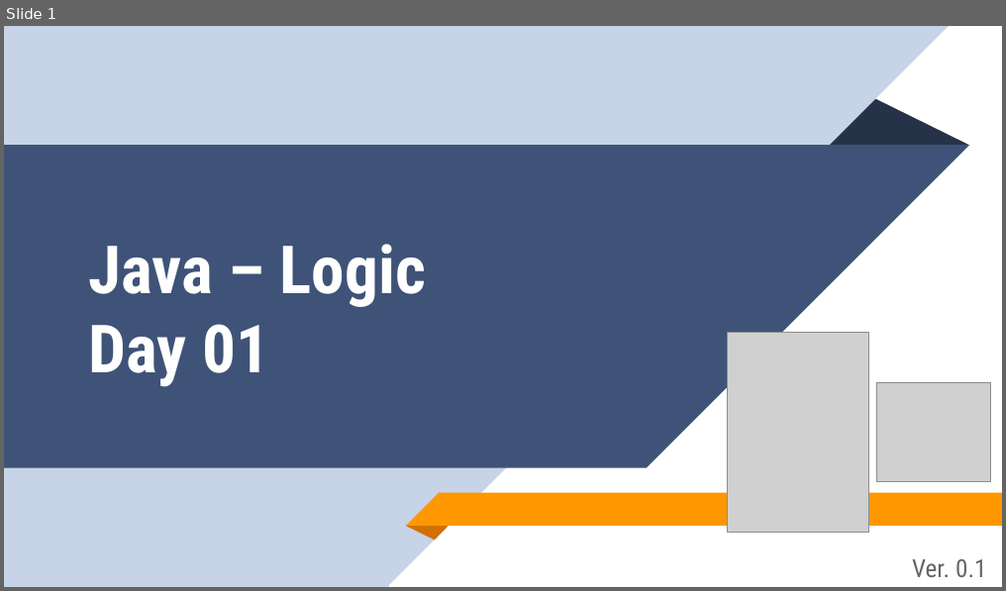
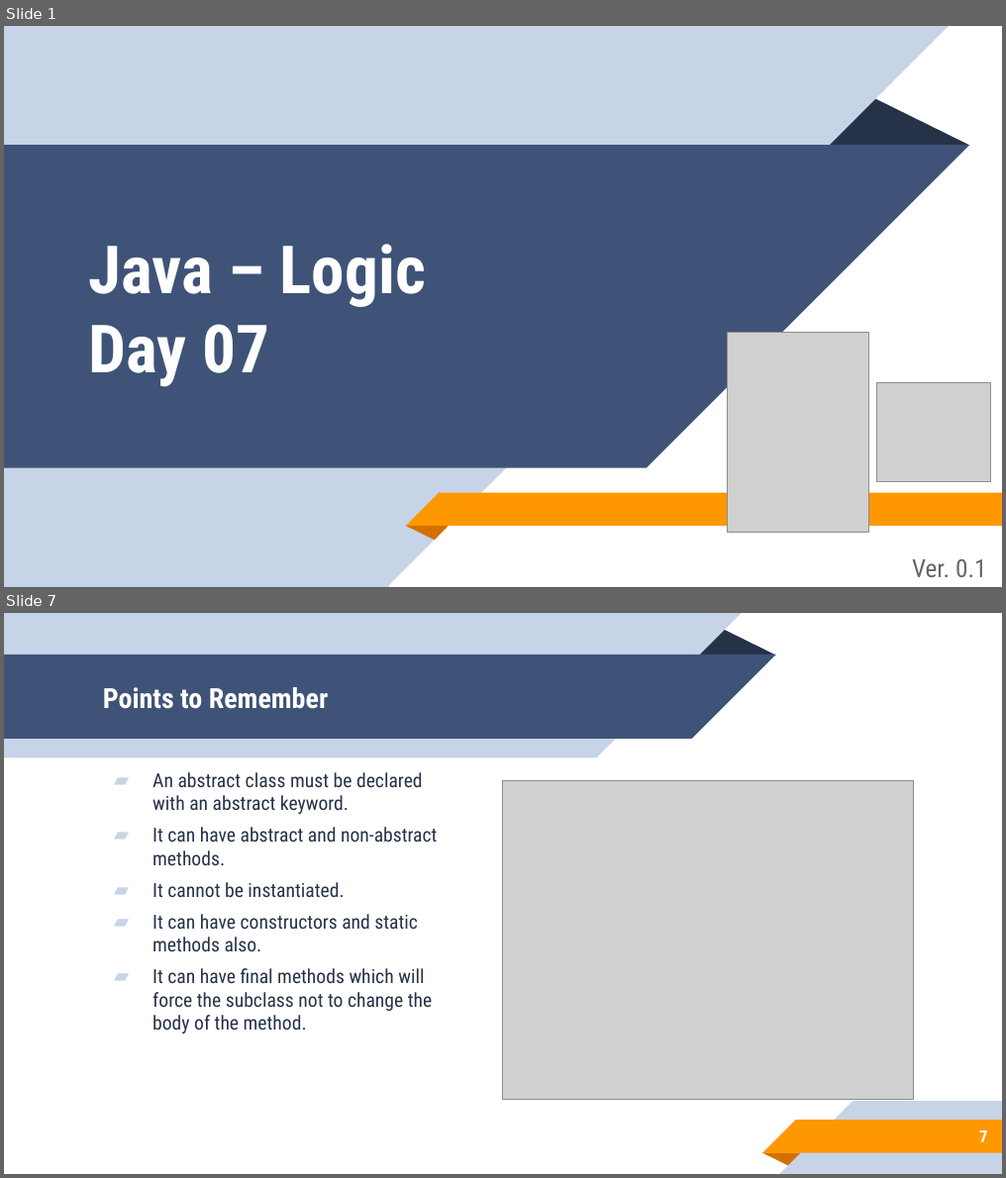
Before and after one commit to aronipurwanto/materi-xa, a slide deck: java/java-logic/Slide-Java-Logic-07.pptx. Shown one above the other, each under a label of ours: slide 1 before the commit, slides 1 and 7 after it; the slides between them are not shown. The pictures are 1006x591 and 1006x1178 pixels, drawn with LibreOffice and Linux fonts; fonts in the diff are those of the drawing; grey boxes stand for pictures. Boxes give left, top, right and bottom in pixels: in the first picture for what was removed or moved away, otherwise in the second. Text is boxed around its words. In the diff, an @@ line names an element or a change of style, - is before the commit and + after.

Commit message:
update logic 6

```diff
--- a/java/java-logic/Slide-Java-Logic-07.pptx
+++ b/java/java-logic/Slide-Java-Logic-07.pptx
@@ slide 7 added at (4,613,1002,1174), background #FFFFFF @@
@@ group added at (4,613,775,758): 2 rectangles, 2 right triangles, 1 triangle @@
@@ title added at (103,687,328,709), 20 pt, text #FFFFFF, bold @@
+Points to Remember
@@ text added at (152,772,437,1034), 14 pt, text #263248 @@
+▰ An abstract class must be declared with an abstract keyword.
+▰ It can have abstract and non-abstract methods.
+▰ It cannot be instantiated.
+▰ It can have constructors and static methods also.
+▰ It can have final methods which will force the subclass not to change the body of the method.
@@ picture added at (503,780,913,1100) @@
@@ group added at (762,1101,1002,1173): 2 rectangles, 2 right triangles, 1 triangle @@
@@ page number added at (979,1131,987,1143), 12 pt, text #FFFFFF, bold @@
+7
@@ slide 1 changed as well @@
@@ title at (89,244,426,387): text changed @@
-Java – Logic
-Day 01
+Java – Logic
+Day 07
```
Also in this commit, not shown: 12 other slides changed, 39 other slides added, 21 slides removed, 41 other files.
